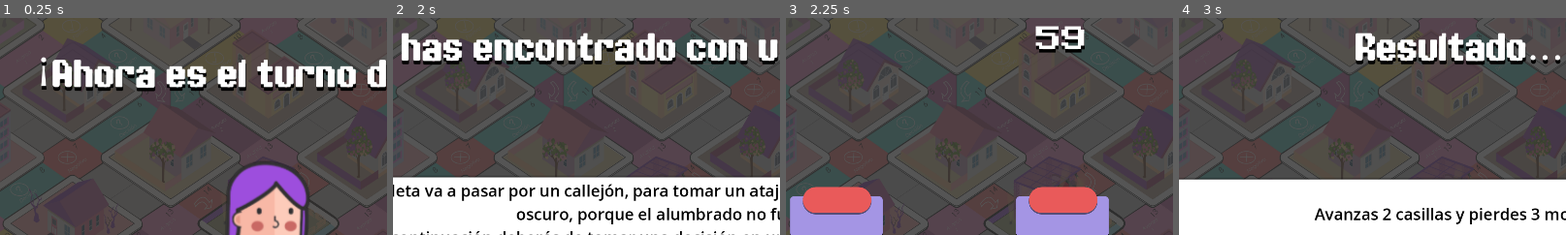
Above: before the commit, frames 1-4 (left to right).
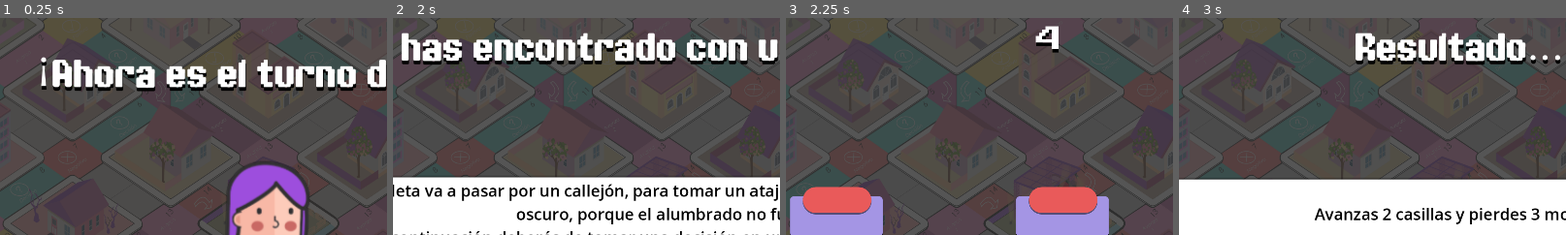
Above: after the commit, the same moments.

Repository: AleML1024/Ciudad-Magenta
Game: Godot game, scene res://Main.tscn
Two runs of this game, one before a commit and one after it. Both use one fixed random seed, a clock stepped at 60 frames per second and the inputs below.
Inputs (mouse positions are % of the whole screen's width and height, from its top left):
- Up to frame 1 (0.25 s): no input
- Up to frame 2 (2 s): click "Continuar" at 0.5 s
- Up to frame 3 (2.25 s): click "Continuar" at 2 s
- Up to frame 4 (3 s): click (22, 45) at 2.77 s
The pictures show only the part of the screen within x 15-65%, y 3-53%; the shares and areas given below are measured in that part.

Frames 1-2 are identical in both runs. In frame 3, 1.2% of the frame differs, in the area x 64-78%, y 3-17%; in frame 4, nothing differs.

Commit message:
Se añade pantalla para continuar luego de se acabe el tiempo tomando una decisión

Diff:
--- a/decision_options_screen.gd
+++ b/decision_options_screen.gd
@@ -22,7 +22,7 @@
 	$Panel/HBoxContainer/Option3/VBoxContainer/PanelContainer/Label
 ]
 
-var time_left = 60
+var time_left = 5
 var decision_data := {}
 var decision_active = false
 
@@ -30,7 +30,7 @@
 	visible = true
 	timer_label.visible = true
 	decision_data = data
-	time_left = 60
+	time_left = 5
 	decision_active = true
 	var options = data["options"]
 
@@ -77,6 +77,7 @@
 		_on_time_out()
 
 func _on_time_out():
+	timer_label.visible = false
 	decision_active = false
 	hide()
 	emit_signal("time_out")
--- a/game_manager.gd
+++ b/game_manager.gd
@@ -39,6 +39,7 @@
 	text_screen.decision_continue_pressed.connect(_on_problem_continue)
 	text_screen.situation_continue_pressed.connect(_on_situation_continue)
 	text_screen.result_continue_pressed.connect(_on_result_continue)
+	text_screen.timeout_continue_pressed.connect(_on_timeout_continue)
 	decision_options_ui.option_selected.connect(_on_decision_resolved)
 	decision_options_ui.time_out.connect(_on_decision_timeout)
 	selection_screen.confirmed.connect(_on_confirm_pressed)
@@ -131,13 +132,17 @@
 
 func _on_decision_timeout():
 	$DecisionOptionsScreen.visible = false
+	text_screen.show_screen("Pierdes el turno y avanzas 1 casilla.", "timeout")
+	$TextScreen.visible = true
+
+func _on_timeout_continue():
+	$TextScreen.visible = false
 	waiting_for_decision = false
 
 	var player = players[current_player_index]
 
 	print("Tiempo agotado, se aplica penalización")
 	player.move_steps(1)
-	end_turn()
 
 func _on_problem_continue():
 	$TextScreen.visible = false
--- a/text_screen.gd
+++ b/text_screen.gd
@@ -3,6 +3,7 @@
 signal decision_continue_pressed
 signal situation_continue_pressed
 signal result_continue_pressed
+signal timeout_continue_pressed
 
 @onready var body = $Panel/PanelContainer/Body
 @onready var title = $Panel/Label
@@ -21,6 +22,8 @@
 		title.text = "Te has encontrado con un suceso..."
 	if _type == "result":
 		title.text = "Resultado..."
+	if _type == "timeout":
+		title.text = "Te haz quedado sin tiempo..."
 	body.text = text
 	visible = true
 
@@ -32,3 +35,5 @@
 		emit_signal("situation_continue_pressed")
 	if _type == "result":
 		emit_signal("result_continue_pressed")
+	if _type == "timeout":
+		emit_signal("timeout_continue_pressed")
